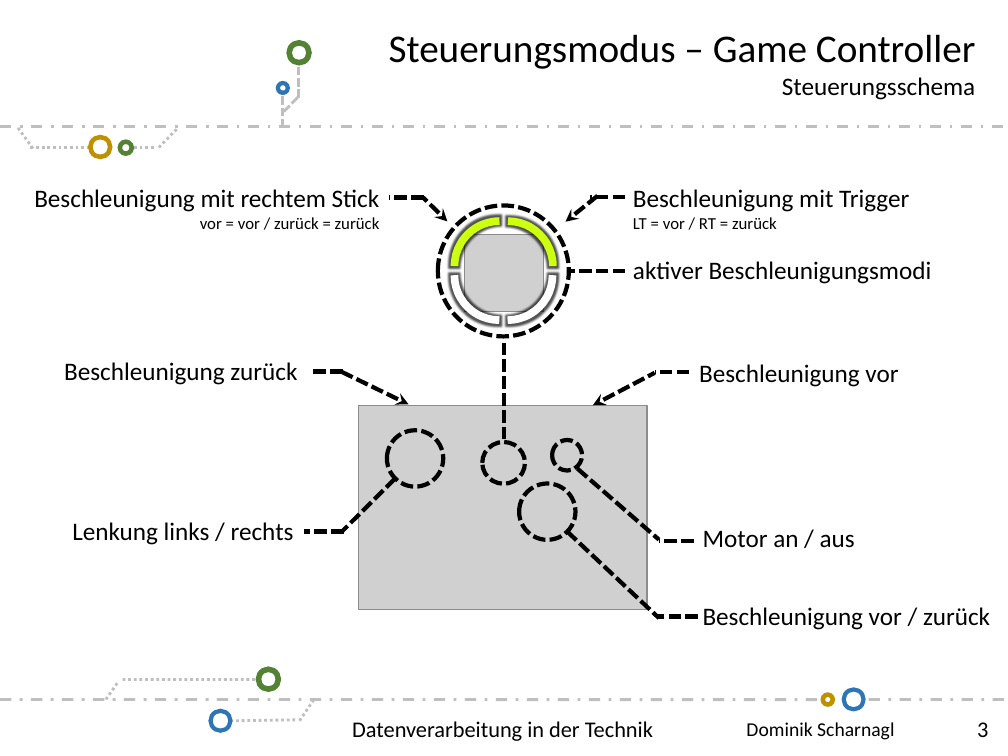
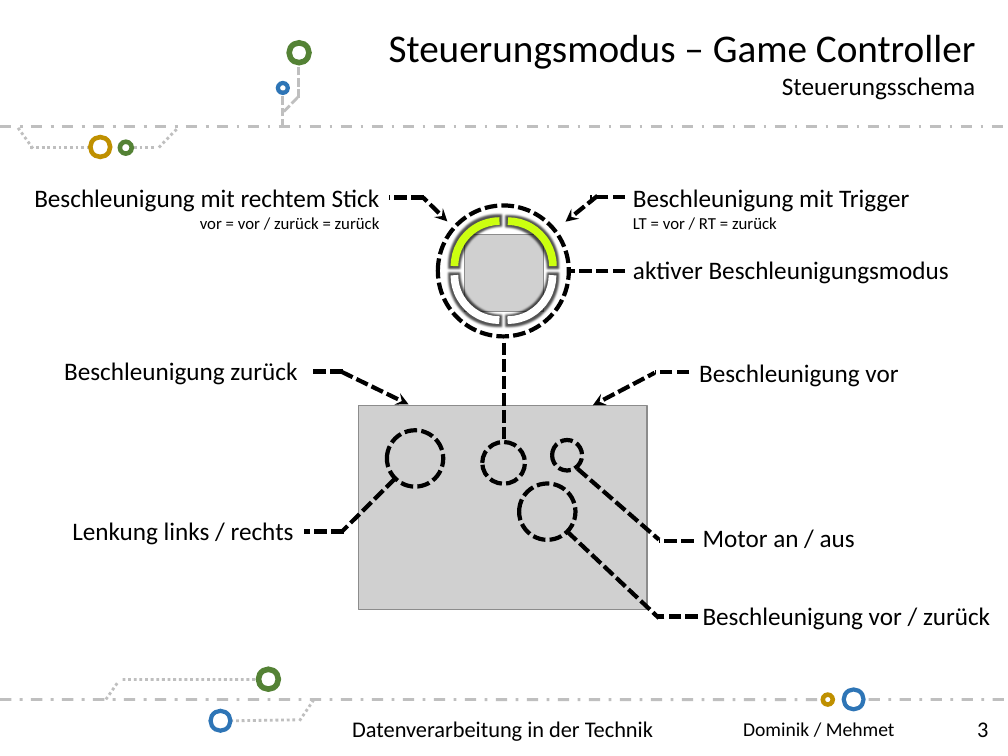
Before and after one commit to scd42636/DT_WS1718_02_StarCar, a slide deck: slide 3 of dokumentation/scd42636/Dominik-Scharnagl.pptx. Drawn at 1008x756 pixels with LibreOffice and Linux fonts; fonts in the diff are those of the drawing; grey boxes stand for pictures; background and template pictures are left out. Boxes give left, top, right and bottom in pixels: in the first picture for what was removed or moved away, otherwise in the second. Text is boxed around its words. In the diff, an @@ line names an element or a change of style, - is before the commit and + after.

```diff
--- a/dokumentation/scd42636/Dominik-Scharnagl.pptx
+++ b/dokumentation/scd42636/Dominik-Scharnagl.pptx
@@ text at bbox=[633, 261, 949, 284]: text changed @@
-aktiver Beschleunigungsmodi
+aktiver Beschleunigungsmodus
@@ text at bbox=[743, 722, 895, 736]: text changed @@
-Dominik Scharnagl
+Dominik / Mehmet
```
Also in this commit, not shown: 10 other slides changed, 2 slides added, 1 slide removed.
